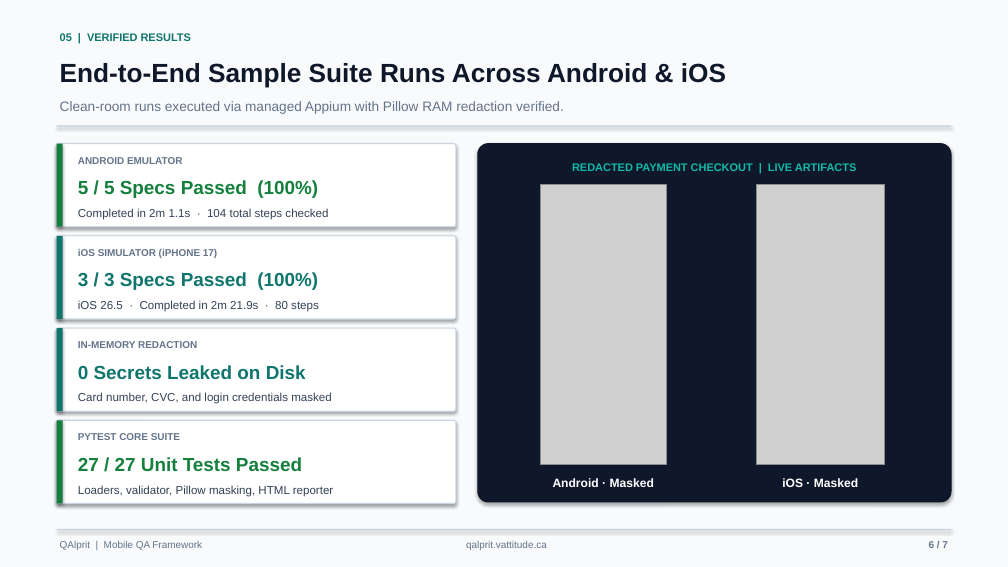
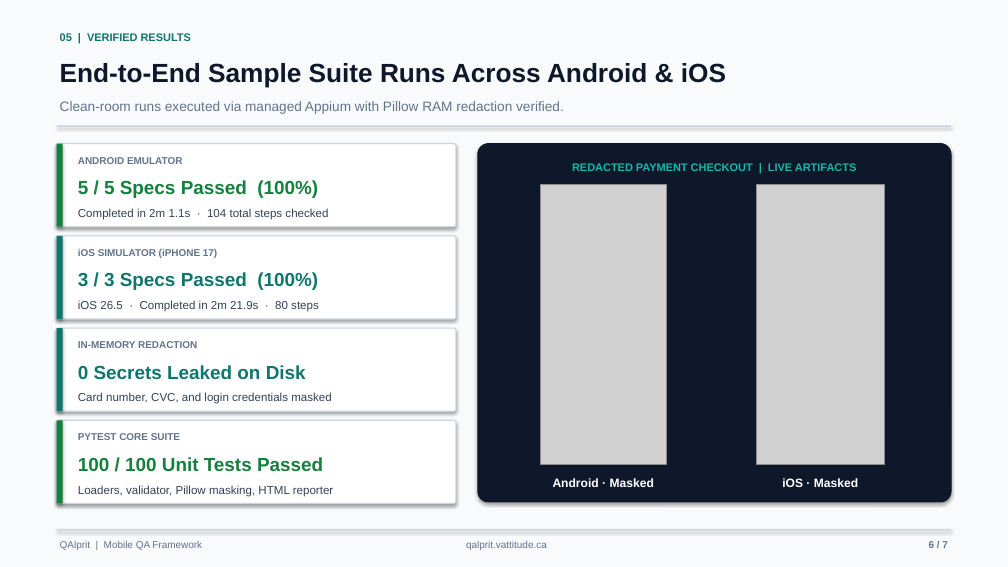
Before and after one commit to vattitude-me/QAlprit, a slide deck: slide 6 of docs/QAlprit-Overview.pptx. Drawn at 1008x567 pixels with LibreOffice and Linux fonts; fonts in the diff are those of the drawing; grey boxes stand for pictures. Boxes give left, top, right and bottom in pixels: in the first picture for what was removed or moved away, otherwise in the second. Text is boxed around its words. In the diff, an @@ line names an element or a change of style, - is before the commit and + after.

```diff
--- a/docs/QAlprit-Overview.pptx
+++ b/docs/QAlprit-Overview.pptx
@@ text at [78,457,323,471]: text changed @@
-27 / 27 Unit Tests Passed
+100 / 100 Unit Tests Passed
```
Also in this commit, not shown: 1 other slide changed, 45 other files.
